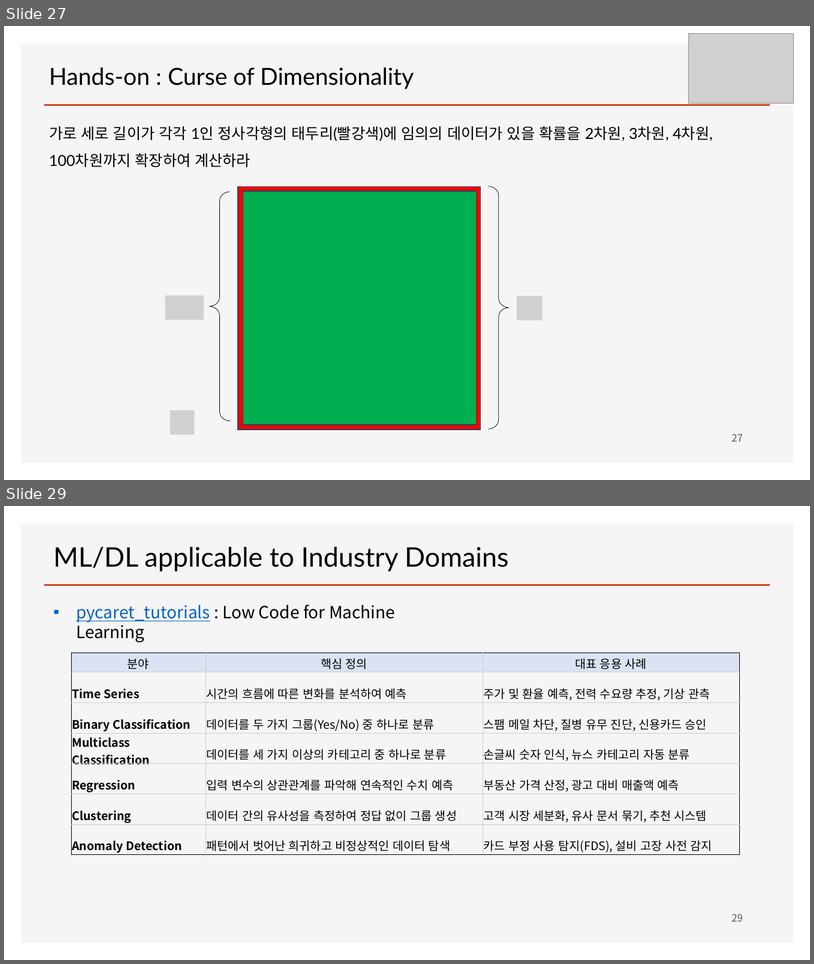
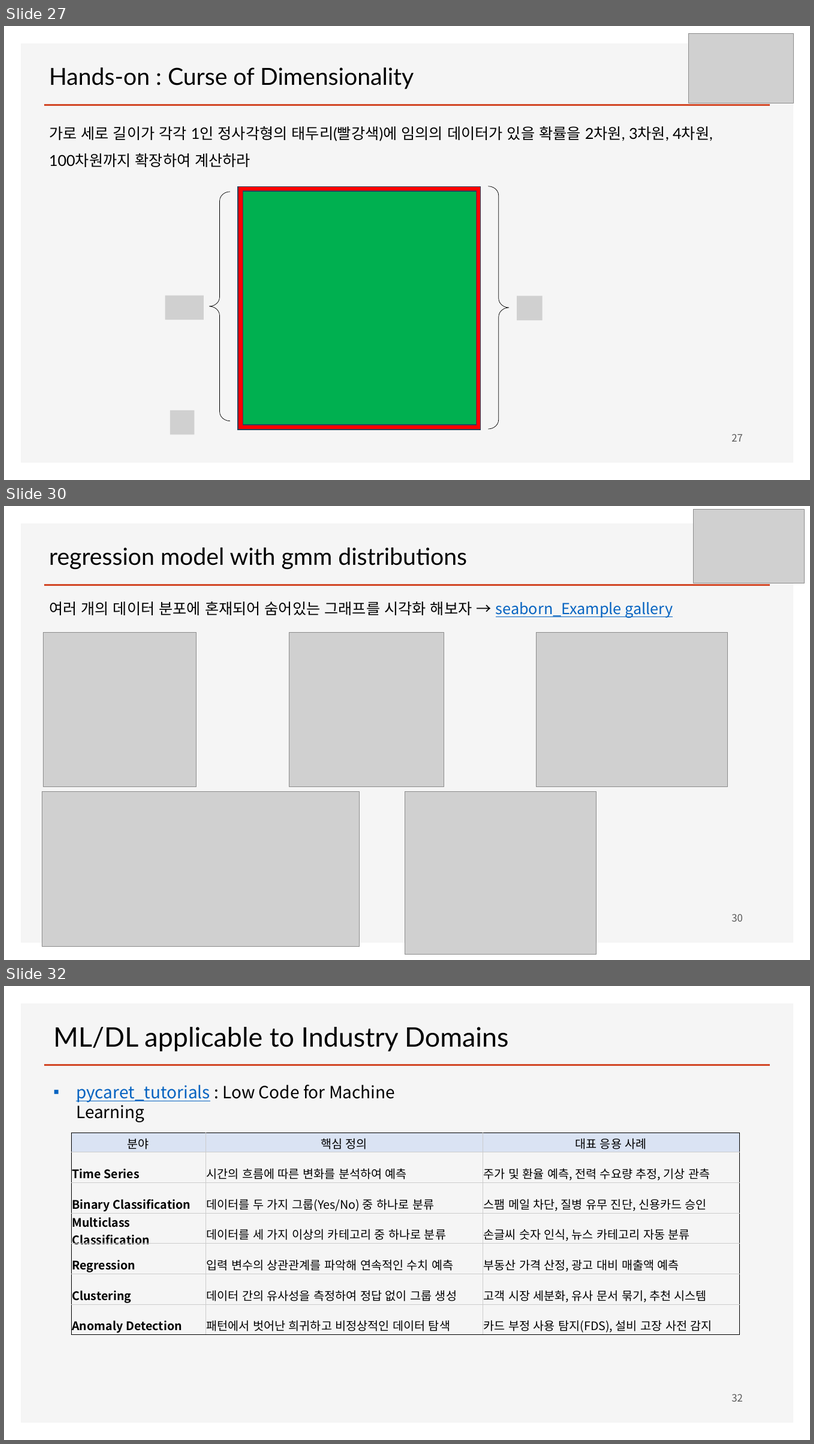
Before and after one commit to ancestor9/mathematics-for-machine-learning, a slide deck: Linear_Algebra/w6_Deep Learning.pptx. Shown one above the other, each under a label of ours: slides 27 and 29 before the commit, slides 27, 30 and 32 after it; the slides between them are not shown. The pictures are 814x964 and 814x1444 pixels, drawn with LibreOffice and Linux fonts; fonts in the diff are those of the drawing; grey boxes stand for pictures; background and template pictures are left out. Boxes give left, top, right and bottom in pixels: in the first picture for what was removed or moved away, otherwise in the second. Text is boxed around its words. In the diff, an @@ line names an element or a change of style, - is before the commit and + after.

```diff
--- a/Linear_Algebra/w6_Deep Learning.pptx
+++ b/Linear_Algebra/w6_Deep Learning.pptx
@@ slide 30 added at (4, 506, 810, 960), background #FFFFFF; not listed: 2 template elements that a slide beside it also shows @@
@@ picture added at (694, 510, 805, 583) @@
@@ text added at (49, 547, 467, 569), 28 pt, text #000000 @@
+regression model with gmm distributions
@@ text added at (49, 601, 674, 618), 18 pt, text #000000 @@
+여러 개의 데이터 분포에 혼재되어 숨어있는 그래프를 시각화 해보자 → seaborn_Example gallery
@@ picture added at (44, 632, 197, 787) @@
@@ picture added at (290, 632, 444, 787) @@
@@ picture added at (537, 632, 728, 787) @@
@@ picture added at (42, 792, 360, 946) @@
@@ picture added at (405, 792, 596, 954) @@
@@ page number added at (732, 913, 743, 921), 12 pt, text #595959 @@
+30
@@ what was slide 29 is now slide 32 @@
@@ page number at (732, 1393, 743, 1401): text changed @@
-29
+32
```
Also in this commit, not shown: 1 slide changed, 2 other slides added.
